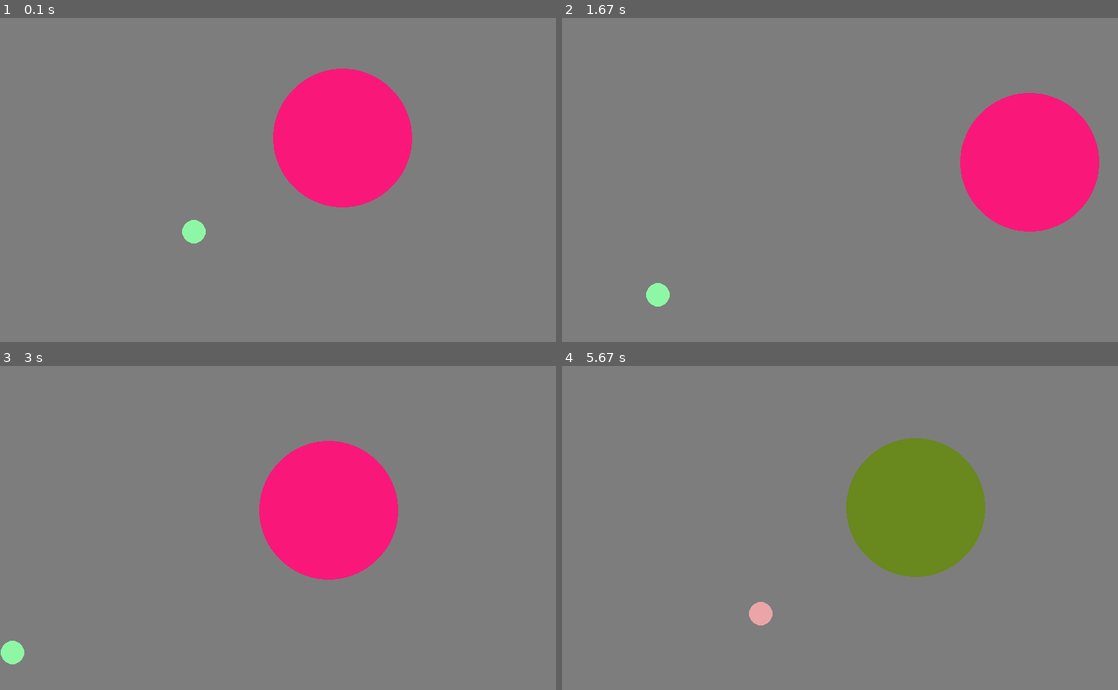
Above: before the commit, frames 1-4 (two rows, left to right).
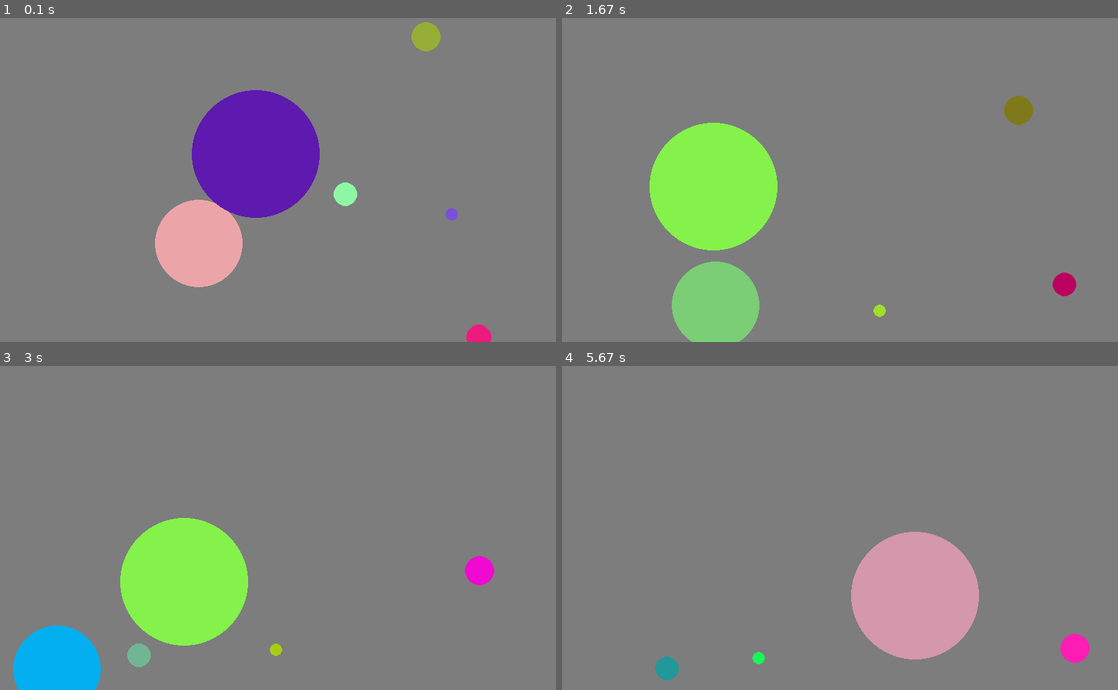
Above: after the commit, the same moments.

Repository: alanamwynn/Code
Game: pygame game, started from pygame_example.py
The game is run twice, just before and just after one commit, with the same random seed, the same clock (stepped at 60 frames per second) and the same inputs.
Inputs:
- Up to frame 1 (0.1 s): no input
- Up to frame 2 (1.67 s): no input
- Up to frame 3 (3 s): no input
- Up to frame 4 (5.67 s): no input

The runs differ from the first frame. In frame 1, 18% of the frame differs, in the area x 27-89%, y 1-100%; in frame 2, 19%, in the area x 15-97%, y 23-100%; in frame 3, 19%; in frame 4, 15%.

Commit message:
Finish vector and use it in the main code

Diff:
--- a/pygame_example.py
+++ b/pygame_example.py
@@ -1,7 +1,9 @@
 import pygame
 from pygame.time import Clock
 import math
-from random import randint
+from random import randint,random
+
+from vector import Vector
 
 def hex_to_rgb(hex_string):
     first = hex_string[:2]
@@ -27,83 +29,73 @@
 width = 800
 screen = pygame.display.set_mode((width, height))
 x = int("F", 16)
+circle_size = 2*math.pi
 
 # Window title
 pygame.display.set_caption("Mistress Ada's Perfect Circle")
-#write a funct that takes a 6 chara string as hex code and returns a tuple of the rgb
-#can ask how to convert hexadecimal to rgb in py. don't ask CHATGPT to write this function
-# Loop until the user closes the window
 
 
 #make a ball Class constructor, attrs
 class Ball:
-    def __init__(self,x,y,radius,color):
+    def __init__(self,position,radius,color):
         self.color = color
-        self.x = x
-        self.y = y
+        self.position = position
         self.radius = radius
-        self.velocity_x = randint(-5,5)
-        self.velocity_y = randint(-5,5)
+        self.velocity = Vector(random() * circle_size, random() * 4)
+        self.scream1 = pygame.mixer.Sound("alana-aaa.mp3")
     #draws a circle within the confinements of the screen. attrs: color, coordinates, and a radius
     def draw(self):
-        pygame.draw.circle(screen, self.color, (self.x, self.y), self.radius)
-        #update x,y based on velocity
-        #make the edge (not the center) of the balls hit the edge of the screen
+        pygame.draw.circle(screen, self.color, self.position.get_coords(), self.radius)
+
     #updates the position based on the old position + velocity
     def update(self):
         self.gravity()
-        self.x = self.x + self.velocity_x
-        self.y = self.y + self.velocity_y
-        self.bawl_velocity_set()
-    #Changes and sets the velocity times equals -1 to convert it to a negative number. Neg in Pygame goes up, not down.
-    #when the sum of x and the radius are greater than/equal to the width or when the subtraction
-    #of x from the radius is less than or equal to 0
-    def bawl_velocity_set(self):
-        if self.x + self.radius >= width or self.x - self.radius <= 0:
-            self.velocity_x *= -1
-            self.x += self.velocity_x
-        if self.y + self.radius >= height or self.y - self.radius <=0:
-            self.velocity_y *= -1
-            self.y += self.velocity_y
-#mess with the gravity method. see how it changes the behavior. switch back to next project afterwards
-#Modifies gravity based on the velocity of y
+        self.position += self.velocity
+        self.bounce_off_wall()
+
+    def bounce_off_wall(self):
+        x,y = self.position.get_coords()
+        if x + self.radius >= width or x- self.radius <= 0:
+            self.velocity = self.velocity.reflect_over_y()
+        if y + self.radius >= height or y - self.radius <=0:
+            self.velocity = self.velocity.reflect_over_x()
+
     def gravity(self):
-        gravity = 1
-        self.velocity_y += gravity
+        #gravity is a vector. it points down
+        gravity = Vector(math.pi/2,1)
+        self.velocity += gravity
 
-        #Make distance method to use with collision check
-    #Calculating the magnitude(distance) by squaring the result of the subtracted x vectors and adding the
-    #squared result of the subtracted y vectors, squared by .5
     def distance_check(self,other):
-        delta_vector_x = other.x - self.x
-        delta_vector_y = other.y - self.y
-        distance = (delta_vector_x)**2 + (delta_vector_y)**2
-        distance = distance**0.5
-        return distance
+        delta_vector = other.position - self.position
+        return delta_vector.get_magnitude()
+
     #Checks if the distance between the two balls is equal to their combined radiuses to determine collision
     def collision_check(self,other):
-        if self.distance_check(other) <= self.radius + other.radius:
-            return True
-        else:
-            return False
-    #determines the angle of the balls based on the subtraction of both the position vectors, plugged into atan2
+        return self.distance_check(other) <= self.radius + other.radius
     def angle_check(self,other):
-        delta_vector_x = other.x - self.x
-        delta_vector_y = other.y - self.y
-        angle = math.atan2(delta_vector_y, delta_vector_x)
-        return angle
+        delta_vector = other.position - self.position
+        return delta_vector.get_direction()
     def angle_of_velocity(self):
-        return math.atan2(self.velocity_y, self.velocity_x)
+        return self.velocity.get_direction()
+    def bounce_off(bawl,other_bawl):
+        normal_angle = bawl.angle_check(other_bawl) + math.pi/2
+        angle_of_velocity = bawl.angle_of_velocity()
+        angle_of_incidence = angle_of_velocity - normal_angle
+        new_velocity_angle = normal_angle - angle_of_incidence
+        new_velocity = Vector(new_velocity_angle,bawl.velocity.get_magnitude())
+        bawl.velocity = new_velocity
 
 
 max_radius = 100
 bawls = []
 
 #Create a number of balls within the specified range and apply random attrs using randint
-for ball in range(2):
-   bawls.append(Ball(randint(max_radius,width - max_radius), randint(max_radius,height - max_radius), randint(0,max_radius), (randint(0,255), randint(0,255), randint(0,255))))
+for ball in range(6):
+   x = randint(max_radius,width - max_radius)
+   y = randint(max_radius,width - max_radius)
+   position = Vector.build_from_xy(x, y)
+   bawls.append(Ball(position, randint(0,max_radius), (randint(0,255), randint(0,255), randint(0,255))))
 
-    #randint might be helpful for generating random attr
 run = True
 while run:
     for event in pygame.event.get():
@@ -114,56 +106,31 @@
     screen.fill((125, 125, 125))
 
     #Does this update the ball's position?
-    for bawl in bawls:
+    for bawl_i in range(len(bawls)):
+        bawl = bawls[bawl_i]
         bawl.update()
         bawl.draw()
         #can I use angle_check below instead?
-        for other_bawl in bawls:
-            if bawl.x == other_bawl.x and bawl.y == other_bawl.y:
-                continue
+        for other_bawl_i in range(bawl_i + 1, len(bawls)):
+            other_bawl = bawls[other_bawl_i]
 
-            # bawls_in_sim = []
-            # collision_update_needed = []
-            #Detect collisions and mark balls for update
-            # for i,bawls in enumerate(bawls_in_sim):
-            #     for other_bawl in bawls_in_sim[i+1:]:
-            #         if bawl.collision_check(other_bawl):
-            #             collision_update_needed.append(bawl,other_bawl)
-            # for bawl,other_bawl in collision_update_needed:
-            #     bawl.bawl_velocity_set(other_bawl)
-            # collision_update_needed.clear()
-
-            #if the balls collide, change the color of both bawls.
+            #if the balls collide, they change colors, yell, and bounce
             if bawl.collision_check(other_bawl):
                 bawl.color = (randint(0,255), randint(0,255), randint(0,255))
-                #
-                angle = bawl.angle_check(other_bawl)
-                # angle_of_reflection = angle + math.pi/2
-                angle_of_velocity = bawl.angle_of_velocity()
-                angle_of_incidence = angle_of_velocity - angle
-                new_velocity_angle = angle - angle_of_incidence
-                new_velocity = make_vector(new_velocity_angle, math.sqrt((bawl.velocity_x ** 2) + (bawl.velocity_y ** 2)))
-                bawl.velocity_x, bawl.velocity_y = new_velocity
+                other_bawl.color = (randint(0,255), randint(0,255), randint(0,255))
+                bawl.scream1.play()
+                other_bawl.scream1.play()
+                bawl.bounce_off(other_bawl)
+                other_bawl.bounce_off(bawl)
+
                 overlap = bawl.distance_check(other_bawl) - (bawl.radius + other_bawl.radius)
                 if overlap < 0:
-                    # Calculate the normal vector components
-                    normal_x = bawl.x - other_bawl.x
-                    normal_y = bawl.y - other_bawl.y
+                    normal = other_bawl.position - bawl.position
+                    normal.magnitude = 1
 
-                    # Normalize the normal vector
-                    normal_length = math.sqrt(normal_x**2 + normal_y**2)
-                    normal_x /= normal_length
-                    normal_y /= normal_length
-
-                    # Push the balls apart by half the overlap distance along the normal vector
-                    push_distance = overlap
-                    bawl.x -= normal_x * push_distance
-                    bawl.y -= normal_y * push_distance
-                    other_bawl.x += normal_x * push_distance
-                    other_bawl.y += normal_y * push_distance
-
-
-
+                    push_distance = overlap * 0.5
+                    bawl.position += normal.scale(push_distance)
+                    other_bawl.position -= normal.scale(push_distance)
 
 
 
--- a/vector.py
+++ b/vector.py
@@ -1,12 +1,16 @@
 import math
 
 class Vector:
+    @staticmethod
+    def build_from_xy(x, y):
+        vec = Vector(0, 0)
+        vec.direction = math.atan2(y, x)
+        vec.magnitude = math.sqrt(x ** 2 + y ** 2)
+        return vec
+
     def __init__(self,direction,magnitude):
         self.direction = direction
         self.magnitude = magnitude
-        #define vector x (ball.x - other_ball.x) and vector_y here?
-        #how can I make this method work using x & y?
-        #connect vectors to x & y coordinates?
     def get_direction(self):
         return self.direction
     def get_magnitude(self):
@@ -16,4 +20,27 @@
         x = math.cos(self.direction) * self.magnitude
         y = math.sin(self.direction) * self.magnitude
         return (x,y)
+    #Creates a New Vector
+    def __add__(self,other):
+        self_x, self_y = self.get_coords()
+        if type(other) == Vector: # adding a vector
+            other_x, other_y = other.get_coords()
+            new_y = self_y + other_y
+            new_x = self_x + other_x
+        else: # adding a scalar
+            new_y = self.y + other
+            new_x = self.x + other
+        return Vector.build_from_xy(new_x, new_y)
+    def __sub__(self, other):
+        return self + (other.scale(-1))
+    # Scalar below
+    def scale(self,other):
+        return Vector(self.direction,self.magnitude * other)
+    def rotate(self,other):
+        return Vector(self.direction + other,self.magnitude)
+    #Reflection Methods - to rotate over x use 2pi - theta. to rotate over y use pi - theta.
+    def reflect_over_x(self):
+        return Vector(math.pi*2 - self.direction,self.magnitude)
+    def reflect_over_y(self):
+        return Vector(math.pi - self.direction,self.magnitude)
     #scale: mag*= k, add: C=A(x + other x) + B (y + other y), rotate: direction += rotation
Not shown, added: alana-aaa.mp3
